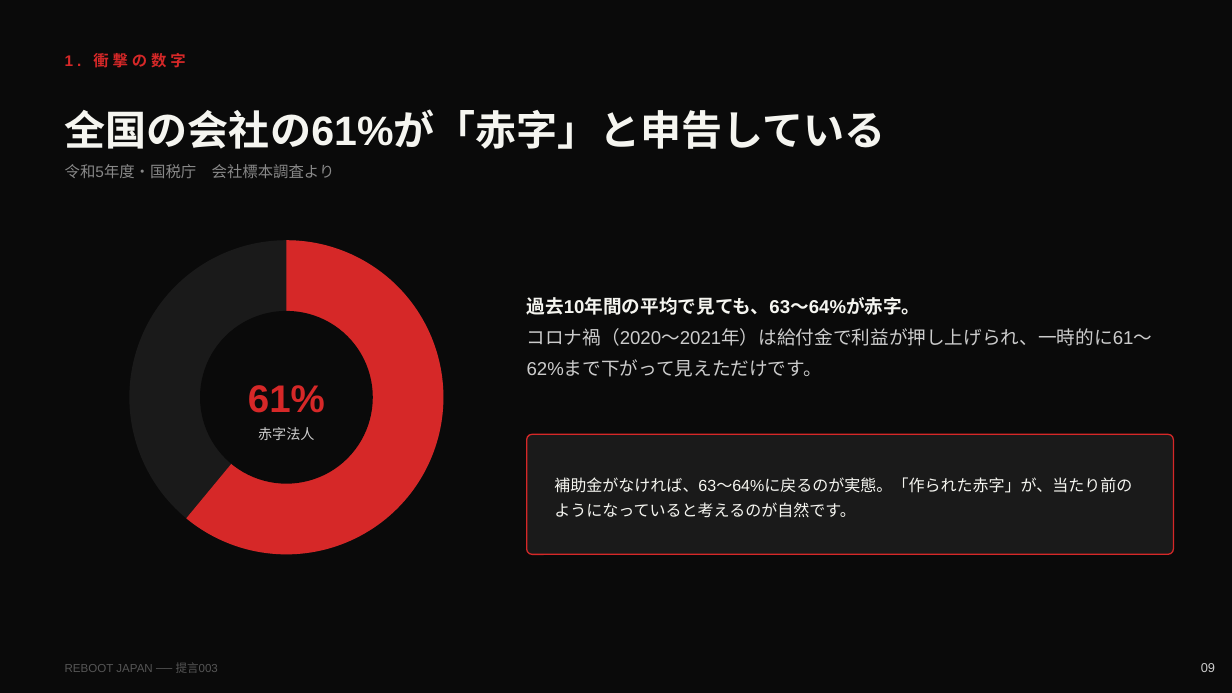
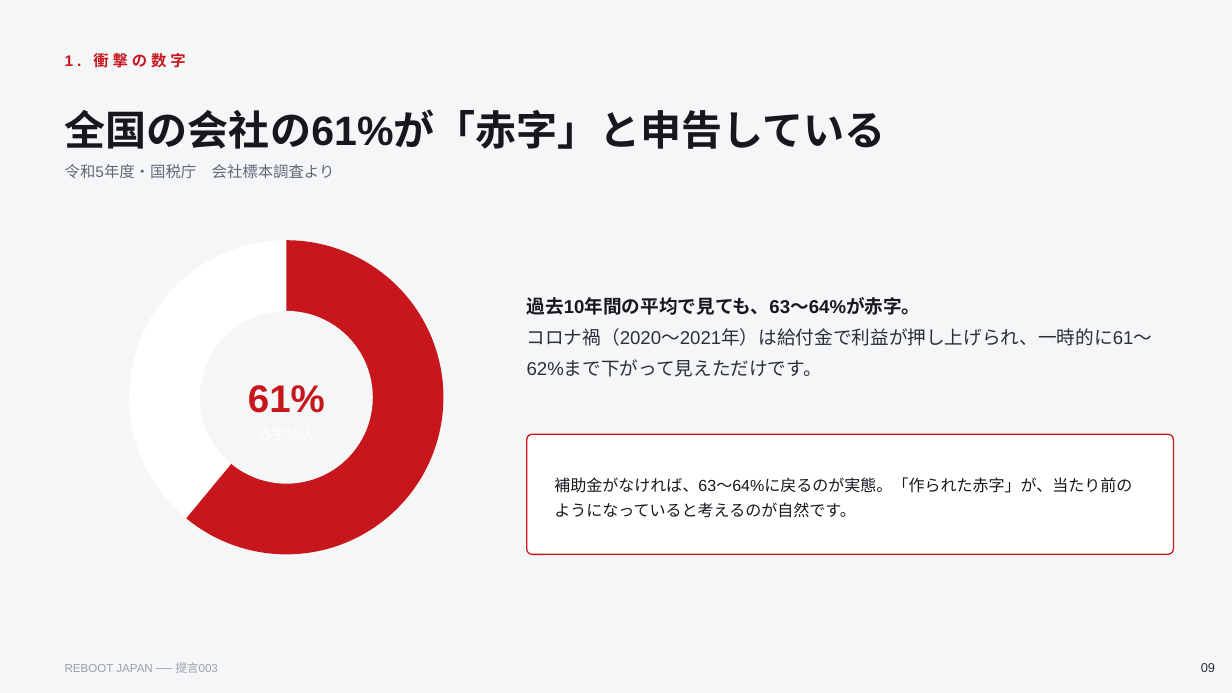
Before and after one commit to penny-wise-rgb/reboot-japan, a slide deck: slide 9 of policy/proposal_003.pptx. Drawn at 1232x693 pixels with LibreOffice and Linux fonts; fonts in the diff are those of the drawing. Boxes give left, top, right and bottom in pixels: in the first picture for what was removed or moved away, otherwise in the second. Text is boxed around its words. In the diff, an @@ line names an element or a change of style, - is before the commit and + after.

```diff
--- a/policy/proposal_003.pptx
+++ b/policy/proposal_003.pptx
@@ background #0A0A0A to #F5F6F8 @@
@@ text "1. 衝撃の数字" at [65,53,185,68]: text colour #D62828 to #C8161D @@
@@ text "全国の会社の61%が「赤字」と申告している" at [65,109,886,149]: text colour #F5F5F0 to #16181D @@
@@ text "令和5年度・国税庁 会社標本調査より" at [65,164,335,178]: text colour #888888 to #626875 @@
@@ ellipse at [129,240,444,555]: fill #1A1A1A to #FFFFFF @@
@@ pie slice (boxed as its full ellipse) at [129,240,444,555]: fill #D62828 to #C8161D @@
@@ text "過去10年間の平均で見ても、63〜64%が赤字。" at [527,297,1153,377]: text colour #F5F5F0 to #16181D in "過去10年間の平均で見ても、63〜64%が赤字。"; text colour #CCCCCC to #2B2F36 in "コロナ禍（2020〜2021年）は給付金で利益が押し上げられ、一時的に61〜62%まで下がって見えただけです。" @@
@@ ellipse at [201,311,373,484]: fill #0A0A0A to #F5F6F8 @@
@@ text "61%" at [248,385,325,413]: text colour #D62828 to #C8161D @@
@@ text removed at [258,427,315,440] @@
-赤字法人
@@ rounded rectangle at [527,434,1174,555]: fill #1A1A1A to #FFFFFF; outline #D62828 1 pt to #C8161D 1 pt @@
@@ text "補助金がなければ、63〜64%に戻るのが実態。「作られた赤字」が、当たり前のようになっていると考えるのが自然です。" at [554,477,1132,518]: text colour #F5F5F0 to #16181D @@
@@ text "REBOOT JAPAN ── 提言003" at [65,662,218,673]: text colour #555555 to #9AA0AA @@
@@ text "09" at [1201,663,1215,672]: text colour #CCCCCC to #2B2F36 @@
```
Also in this commit, not shown: 25 other slides changed, 12 other files.
